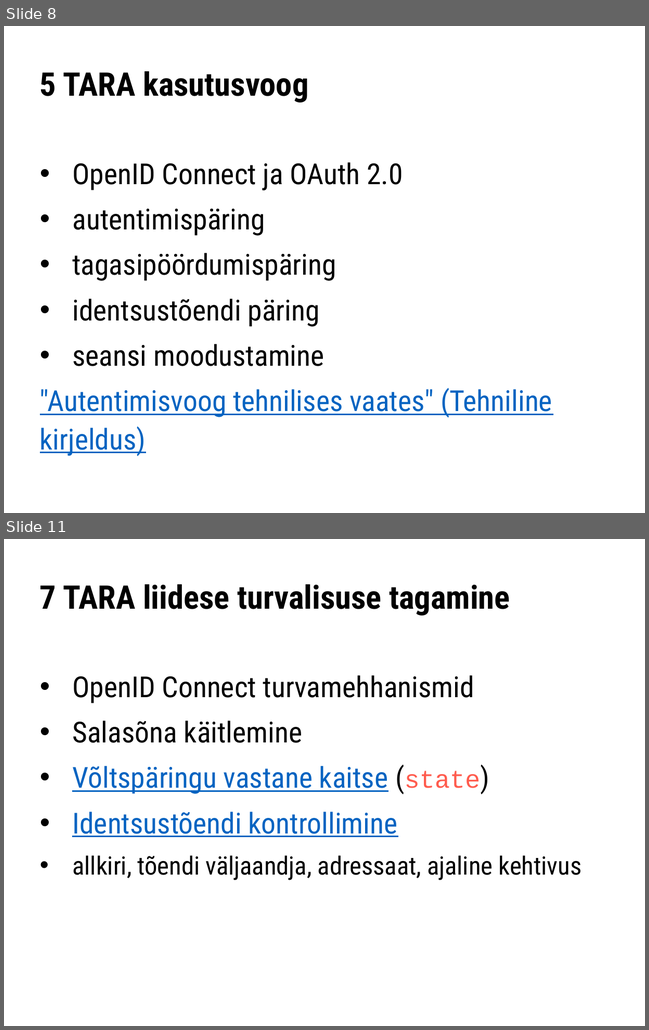
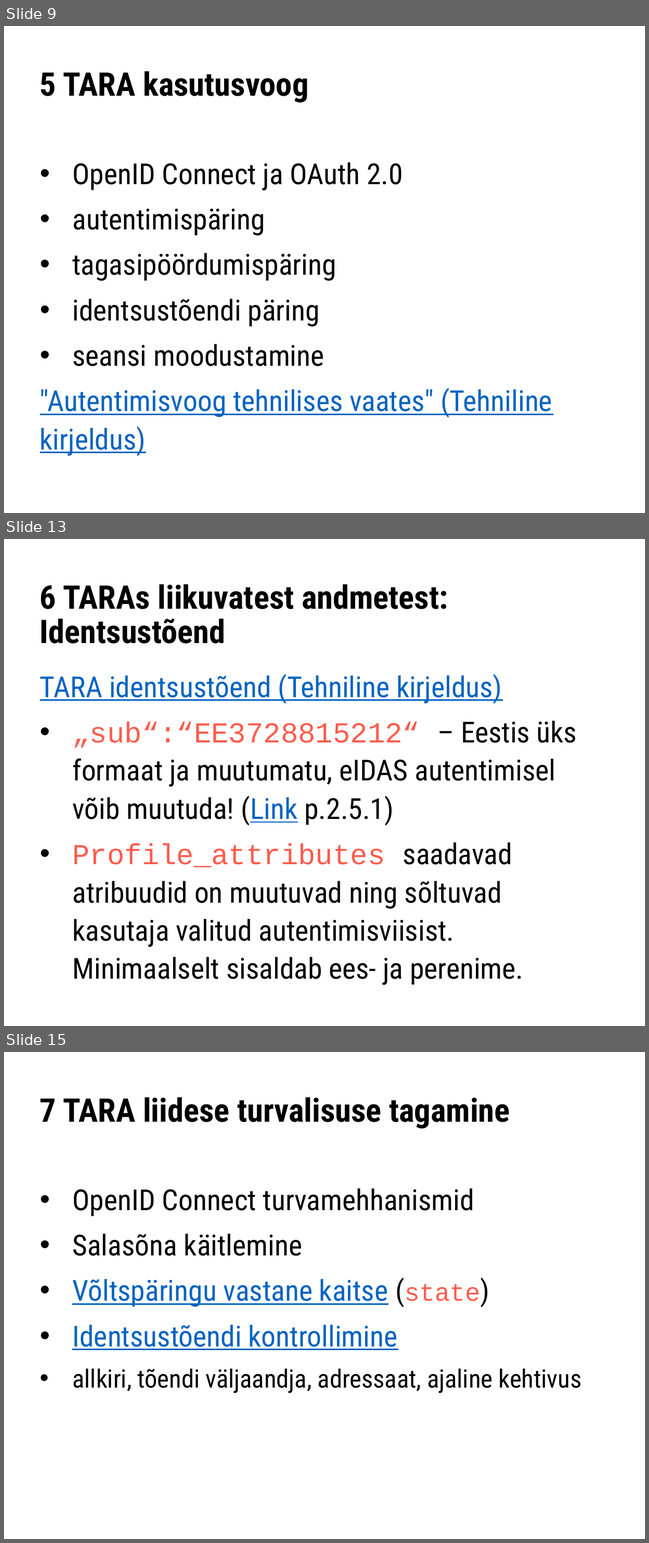
Before and after one commit to e-gov/TARA-Doku, a slide deck: files/TARA-arendajakoolitus.pptx. Shown one above the other, each under a label of ours: slides 8 and 11 before the commit, slides 9, 13 and 15 after it; the slides between them are not shown. The pictures are 649x1030 and 649x1543 pixels, drawn with LibreOffice and Linux fonts; fonts in the diff are those of the drawing. Boxes give left, top, right and bottom in pixels: in the first picture for what was removed or moved away, otherwise in the second. Text is boxed around its words. In the diff, an @@ line names an element or a change of style, - is before the commit and + after.

```diff
--- a/files/TARA-arendajakoolitus.pptx
+++ b/files/TARA-arendajakoolitus.pptx
@@ slide 13 added at (4, 539, 645, 1026), background #FFFFFF @@
@@ title added at (40, 584, 448, 644), 36 pt, text #000000, bold @@
+6 TARAs liikuvatest andmetest:
+Identsustõend
@@ text added at (40, 674, 577, 985), 32 pt, text #000000 @@
+TARA identsustõend (Tehniline kirjeldus)
+• „sub“:“EE3728815212“ – Eestis üks formaat ja muutumatu, eIDAS autentimisel võib muutuda! (Link p.2.5.1)
+• Profile_attributes saadavad atribuudid on muutuvad ning sõltuvad kasutaja valitud autentimisviisist. Minimaalselt sisaldab ees- ja perenime.
@@ what was slide 8 is now slide 9 @@
@@ what was slide 11 is now slide 15 @@
```
Also in this commit, not shown: 5 slides changed, 6 other slides added, 2 other files.
